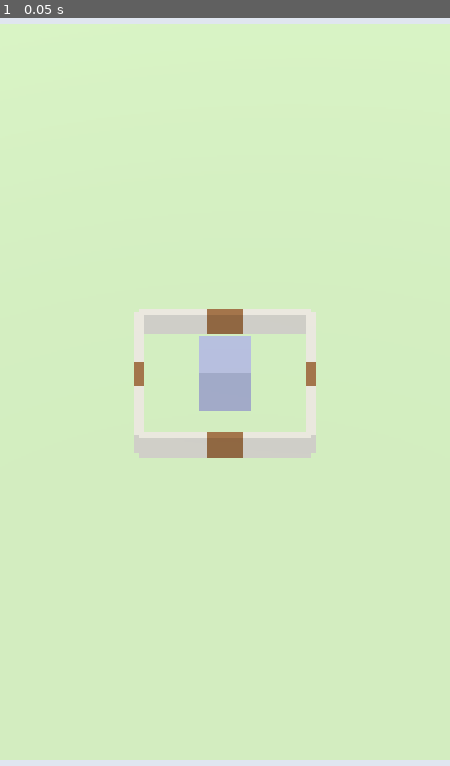
Above: before the commit, frame 1.
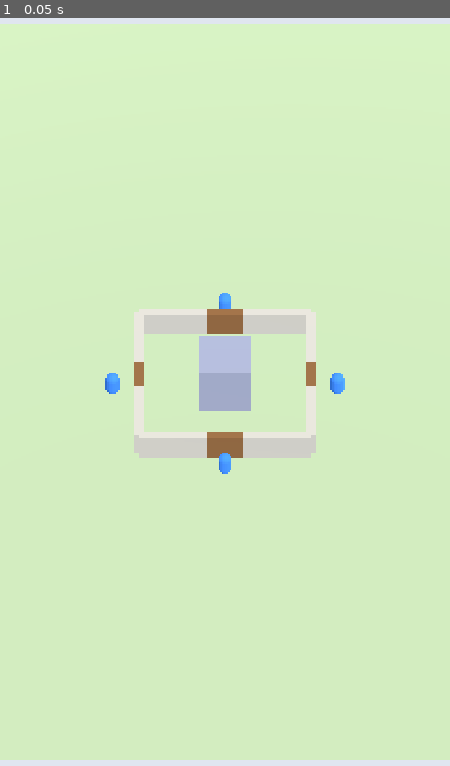
Above: after the commit, the same moment.

Repository: ILSEONG/CastleRPG
Game: Godot game, scene res://scenes/main.tscn
Same seed, same stepped clock (60 frames per second), same inputs: the game is played once before the commit and once after it.
Inputs:
- Up to frame 1 (0.05 s): no input

The runs differ from the first frame. In frame 1, 0.3% of the frame differs, in the area x 23-77%, y 36-61%.

Commit message:
feat: heroes with auto-attack state machine and tap-to-place picker
Heroes stand outside their assigned gate, scan for monsters every 0.2s
and auto-attack in range; unit_picker.gd raycasts taps to select a hero
or move the selected hero to a tapped gate.

Fixed a root-cause pick-priority bug found while writing an injected-input
check: the gate tap-hitbox is intentionally widened (+1m per axis) for
easier tapping, which reaches high/deep enough to occlude the line of
sight from the fixed ~45 degree camera to a hero standing right outside
that same gate. A single combined-layer raycast returned the nearer gate
hit instead of the hero behind it. unit_picker now rays the hero layer
first and only falls back to the gate layer, so a tap on a hero always
selects that hero regardless of gate hitbox overlap.

Co-Authored-By: Claude Opus 5.5 <noreply@anthropic.com>

Diff:
--- /dev/null
+++ b/scripts/hero.gd
@@ -0,0 +1,125 @@
+extends Node3D
+## 영웅. 배정 성문 바깥 자리에서 사거리 내 몬스터 자동 공격. 사망 시 부활 없음, refilled에서만 복귀.
+
+const Balance := preload("res://scripts/balance.gd")
+const Flat := preload("res://scripts/flat.gd")
+
+enum State { IDLE, MOVE, ATTACK, DEAD }
+
+const SCAN_INTERVAL := 0.2
+
+var castle
+var index: int = 0
+var assigned_side: int = 0
+var hp: float = Balance.HERO.hp
+var state: int = State.IDLE
+var selected := false:
+	set(v):
+		selected = v
+		if _ring != null:
+			_ring.visible = v and state != State.DEAD
+
+var _body: MeshInstance3D
+var _ring: MeshInstance3D
+var _area: Area3D
+var _target
+var _atk_cd := 0.0
+var _scan_cd := 0.0
+
+
+func _ready() -> void:
+	add_to_group("heroes")
+	_body = Flat.capsule(0.4, 1.4, Flat.HERO)
+	add_child(_body)
+	var torus := TorusMesh.new()
+	torus.inner_radius = 0.55
+	torus.outer_radius = 0.75
+	_ring = Flat.mesh(torus, Flat.HERO_SELECTED)
+	_ring.position.y = 0.05
+	_ring.visible = false
+	add_child(_ring)
+	_area = Area3D.new()
+	_area.collision_layer = 4
+	_area.collision_mask = 0
+	var cs := CollisionShape3D.new()
+	var shape := CapsuleShape3D.new()
+	shape.radius = 0.6
+	shape.height = 1.6
+	cs.shape = shape
+	cs.position.y = 0.8
+	_area.add_child(cs)
+	_area.set_meta("hero", self)
+	add_child(_area)
+	GameState.refilled.connect(reset)
+	reset()
+
+
+func reset() -> void:
+	hp = Balance.HERO.hp
+	state = State.IDLE
+	_target = null
+	global_position = stand_position()
+	_body.visible = true
+	_area.collision_layer = 4
+	_ring.visible = selected
+
+
+func stand_position() -> Vector3:
+	return castle.hero_stand_position(assigned_side, index)
+
+
+func move_to_side(side: int) -> void:
+	assigned_side = side
+	if state != State.DEAD:
+		state = State.MOVE
+
+
+func take_damage(amount: float) -> void:
+	if state == State.DEAD:
+		return
+	hp = maxf(0.0, hp - amount)
+	if hp == 0.0:
+		state = State.DEAD
+		_body.visible = false
+		_ring.visible = false
+		_area.collision_layer = 0
+
+
+func is_alive() -> bool:
+	return state != State.DEAD
+
+
+func _process(delta: float) -> void:
+	if state == State.DEAD:
+		return
+	_atk_cd -= delta
+	_scan_cd -= delta
+	if _scan_cd <= 0.0:
+		_scan_cd = SCAN_INTERVAL
+		_target = _nearest_monster()
+	if _target != null and is_instance_valid(_target) and _target.is_alive():
+		state = State.ATTACK
+		if _atk_cd <= 0.0:
+			_atk_cd = Balance.HERO.atk_interval
+			_target.take_damage(Balance.HERO.atk)
+		return
+	_target = null
+	var dest := stand_position()
+	if global_position.distance_to(dest) > 0.05:
+		state = State.MOVE
+		global_position = global_position.move_toward(dest, Balance.HERO.speed * delta)
+	else:
+		state = State.IDLE
+
+
+func _nearest_monster():
+	var best = null
+	var best_d: float = Balance.HERO.range
+	for m in get_tree().get_nodes_in_group("monsters"):
+		if not m.is_alive():
+			continue
+		var d: float = global_position.distance_to(m.global_position)
+		if d <= best_d:
+			best_d = d
+			best = m
+	return best
--- a/scripts/main.gd
+++ b/scripts/main.gd
@@ -6,6 +6,8 @@
 const Balance := preload("res://scripts/balance.gd")
 const Flat := preload("res://scripts/flat.gd")
 const CastleScript := preload("res://scripts/castle.gd")
+const HeroScript := preload("res://scripts/hero.gd")
+const PickerScript := preload("res://scripts/unit_picker.gd")
 
 var camera: Camera3D
 var castle
@@ -19,6 +21,16 @@
 	_build_world()
 	castle = CastleScript.new()
 	add_child(castle)
+	for i in GameState.hero_count():
+		var hero = HeroScript.new()
+		hero.castle = castle
+		hero.index = i
+		hero.assigned_side = i % 4
+		add_child(hero)
+		heroes.append(hero)
+	var picker = PickerScript.new()
+	picker.camera = camera
+	add_child(picker)
 	_apply_dev_args()
 
 
--- /dev/null
+++ b/scripts/unit_picker.gd
@@ -0,0 +1,58 @@
+extends Node
+## 탭 → 카메라 레이캐스트 → 영웅 선택 / 선택 영웅을 성문으로 이동.
+## 터치는 프로젝트 기본값(emulate_mouse_from_touch)으로 마우스 이벤트가 되므로 마우스만 처리.
+
+const LAYER_GATE := 2
+const LAYER_HERO := 4
+
+var camera: Camera3D
+var selected
+
+var _pending: Vector2 = Vector2.INF
+
+
+func _unhandled_input(event: InputEvent) -> void:
+	if event is InputEventMouseButton and event.pressed and event.button_index == MOUSE_BUTTON_LEFT:
+		_pending = event.position
+		get_viewport().set_input_as_handled()
+
+
+func _physics_process(_delta: float) -> void:
+	if _pending == Vector2.INF:
+		return
+	# 영웅을 먼저 쏴본다: 성문 탭 판정 박스가(탭 여유를 위해 확대되어) 성문 바로
+	# 바깥에 선 영웅과 카메라 시야에서 겹쳐, 레이어를 합쳐서 한 번에 쏘면 더 가까운
+	# 성문 박스가 뒤의 영웅을 가려버린다. 영웅 레이어를 우선 검사해 항상 영웅이 이긴다.
+	var screen_pos := _pending
+	_pending = Vector2.INF
+	var hero_hit := _pick(screen_pos, LAYER_HERO)
+	if not hero_hit.is_empty():
+		var area: Area3D = hero_hit.collider
+		_select(area.get_meta("hero"))
+		return
+	var gate_hit := _pick(screen_pos, LAYER_GATE)
+	if gate_hit.is_empty():
+		_select(null)
+		return
+	var gate_area: Area3D = gate_hit.collider
+	if selected != null and selected.is_alive():
+		selected.move_to_side(gate_area.get_meta("side"))
+	else:
+		_select(null)
+
+
+func _pick(screen_pos: Vector2, layer_mask: int) -> Dictionary:
+	var from := camera.project_ray_origin(screen_pos)
+	var to := from + camera.project_ray_normal(screen_pos) * 200.0
+	var q := PhysicsRayQueryParameters3D.create(from, to, layer_mask)
+	q.collide_with_areas = true
+	q.collide_with_bodies = false
+	return camera.get_world_3d().direct_space_state.intersect_ray(q)
+
+
+func _select(hero) -> void:
+	if selected != null and is_instance_valid(selected):
+		selected.selected = false
+	selected = hero
+	if selected != null:
+		selected.selected = true
Not shown, added: scripts/hero.gd.uid
Not shown, added: scripts/unit_picker.gd.uid
